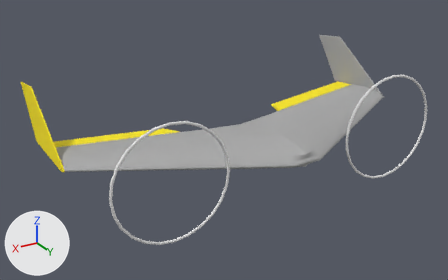
The FBX model RealFlight/Tridge/TailSitters/Caipirinha/caipirinha2.FBX, before and after one commit.
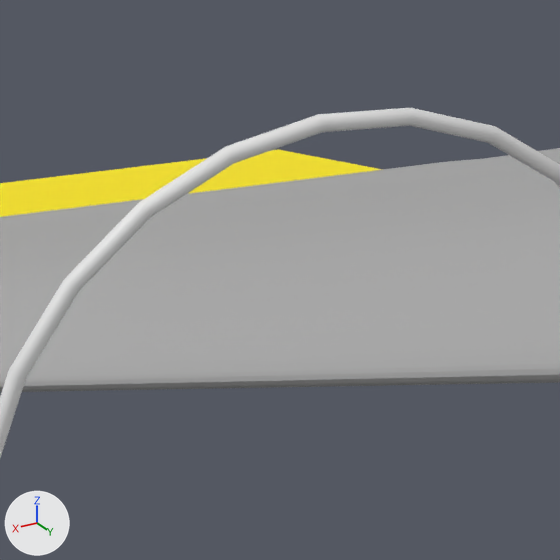
The first picture shows the older version from a 50 mm lens placed at (0.939, 1.275, 0.69), pointed at (0.053, -0.201, -0.048). The close-ups show both versions on the part from 25% to 47% of the width and 36% to 72% of the height of that picture; other places that the commit changed are outside them. Arrows for +X, +Y and +Z are at lower left; the lights stay in place. Where no turn or scale is listed for an object, it has been applied to the vertices.

Names of what the first close-up shows: 'PropRing R', '~CS_RMA', '~CS_RMW'.
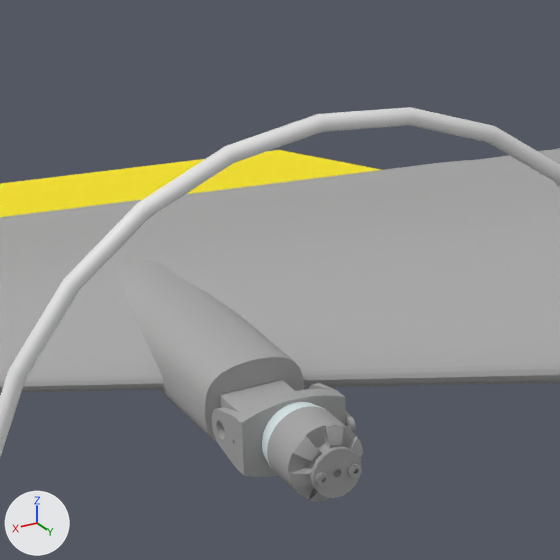
The newer file is also rescaled (x0.8), turned or shifted as a whole; pictures and numbers use the older file's frame.

Location of each change, (x1, y1, x2, y2) in pixels of the close-ups (560 x 560 px):
'Träger 2', added: after (118, 260, 304, 442)
'Motorplatte', added: after (238, 393, 346, 477)
'Zylinder013', added: after (267, 406, 349, 488)
'Kreis011', added: after (288, 424, 363, 501)
'Rohr003', added: after (311, 446, 361, 498)
'Arm 1 Motträger gerade002', added: after (212, 407, 242, 471)
'AbgekQuader003', added: after (220, 380, 295, 412)
'Zylinder014', added: after (287, 423, 362, 499)
'Motor Flansch002', added: after (262, 402, 329, 470)
'Rippe 005', added: after (238, 389, 341, 418)
'Zylinder015', added: after (347, 463, 362, 478)
'Zylinder016', added: after (315, 472, 330, 486)
'Kreis010', added: after (346, 411, 356, 431)
'Arm 2 Motträger gerade002', added: after (308, 383, 335, 390)

What changed in the scene script:
```text
Add ob_zylinder013:
    ob_zylinder013 = bpy.data.objects.new('Zylinder013', me_mesh_021)  # 110 vertices, 216 faces; spans x -0.0175..0.0175, y 0.0..0.0191, z -0.0175..0.0176; in mat_black_light (grey #a4a4a4)
    ob_zylinder013.location = (0.3556, 0.0321, -0.0024)
Add ob_rohr003:
    ob_rohr003 = bpy.data.objects.new('Rohr003', me_mesh_018)  # 216 vertices, 216 faces; spans x -0.0114..0.0114, y 0.0..0.0026, z -0.0113..0.0113; in mat_black_light (grey #a4a4a4)
    ob_rohr003.location = (0.3556, 0.062, -0.0025)
Add ob_arm_2_motträger_gerade002:
    ob_arm_2_motträger_gerade002 = bpy.data.objects.new('Arm 2 Motträger gerade002', me_mesh_011)  # 108 vertices, 216 faces; spans x -0.0032..0.0, y -0.0084..0.0202, z -0.0137..0.0138; in mat_black_light (grey #a4a4a4)
    ob_arm_2_motträger_gerade002.location = (0.3342, 0.0005, -0.0022)
Add ob_kreis011:
    ob_kreis011 = bpy.data.objects.new('Kreis011', me_mesh_020)  # 537 vertices, 1070 faces; spans x -0.0175..0.0175, y 0.0..0.0057, z -0.0175..0.0175; in mat_black_light (grey #a4a4a4)
    ob_kreis011.location = (0.3556, 0.0527, -0.0024)
Add ob_rippe_006:
    ob_rippe_006 = bpy.data.objects.new('Rippe 006', me_mesh_013)  # 132 vertices, 260 faces; spans x -0.0249..0.0248, y -0.0045..0.0, z -0.0013..0.0061; in mat_black_light (grey #a4a4a4)
    ob_rippe_006.location = (0.3559, 0.0207, -0.0186)
Add ob_arm_1_motträger_gerade002:
    ob_arm_1_motträger_gerade002 = bpy.data.objects.new('Arm 1 Motträger gerade002', me_mesh_009)  # 323 vertices, 650 faces; spans x -0.0032..0.0, y -0.0084..0.0202, z -0.0138..0.0137; in mat_black_light (grey #a4a4a4)
    ob_arm_1_motträger_gerade002.location = (0.3807, 0.0005, -0.0022)
Add ob_zylinder014:
    ob_zylinder014 = bpy.data.objects.new('Zylinder014', me_mesh_022)  # 74 vertices, 144 faces; spans x -0.0175..0.0175, y 0.0..0.0016, z -0.0175..0.0175; in mat_black_light (grey #a4a4a4)
    ob_zylinder014.location = (0.3556, 0.0512, -0.0024)
Add ob_rippe_005:
    ob_rippe_005 = bpy.data.objects.new('Rippe 005', me_mesh_014)  # 132 vertices, 260 faces; spans x -0.0248..0.0249, y -0.0045..0.0, z -0.0062..0.0013; in mat_black_light (grey #a4a4a4)
    ob_rippe_005.location = (0.3558, 0.0206, 0.0141)
Add ob_zylinder016:
    ob_zylinder016 = bpy.data.objects.new('Zylinder016', me_mesh_019)  # 84 vertices, 164 faces; spans x -0.00286..0.00286, y -0.00001..0.00267, z -0.00286..0.00286; in mat_black_light (grey #a4a4a4)
    ob_zylinder016.location = (0.3634, 0.0645, -0.0024)
Add ob_träger_2:
    ob_träger_2 = bpy.data.objects.new('Träger 2', me_mesh_007_1)  # 1536 vertices, 3068 faces; spans x -0.0242..0.0242, y -0.0664..0.0664, z -0.0203..0.0203; in mat_black_matte (grey #aaaaaa)
    ob_träger_2.location = (0.3556, -0.0832, -0.0026)
Add ob_motorplatte:
    ob_motorplatte = bpy.data.objects.new('Motorplatte', me_mesh_010)  # 326 vertices, 668 faces; spans x -0.0248..0.0249, y 0.0..0.0032, z -0.0173..0.0179; in mat_black_light (grey #a4a4a4)
    ob_motorplatte.location = (0.3558, 0.0207, -0.0025)
Add ob_motor_flansch002:
    ob_motor_flansch002 = bpy.data.objects.new('Motor Flansch002', me_mesh_012)  # 110 vertices, 216 faces; spans x -0.0175..0.0175, y -0.0083..0.0, z -0.0175..0.0175; in mat_alu_eloxiert (white #d8e5e7)
    ob_motor_flansch002.location = (0.3556, 0.0321, -0.0024)
Add ob_abgekquader003:
    ob_abgekquader003 = bpy.data.objects.new('AbgekQuader003', me_mesh_026)  # 104 vertices, 204 faces; spans x 0.0..0.0305, y -0.015..0.015, z -0.0073..0.0073; in mat_black_light_o_map (grey #aaaaaa)
    ob_abgekquader003.location = (0.3417, -0.0062, -0.0025)
Add ob_kreis010:
    ob_kreis010 = bpy.data.objects.new('Kreis010', me_mesh_016)  # 284 vertices, 580 faces; spans x 0.0..0.0023, y -0.0177..0.0147, z -0.0051..0.0051; in mat_black_light (grey #a4a4a4)
    ob_kreis010.location = (0.3287, 0.0139, -0.0025)
Add ob_zylinder015:
    ob_zylinder015 = bpy.data.objects.new('Zylinder015', me_mesh_017)  # 84 vertices, 164 faces; spans x -0.00286..0.00286, y -0.00001..0.00267, z -0.00286..0.00286; in mat_black_light (grey #a4a4a4)
    ob_zylinder015.location = (0.3482, 0.0645, -0.0024)
```
